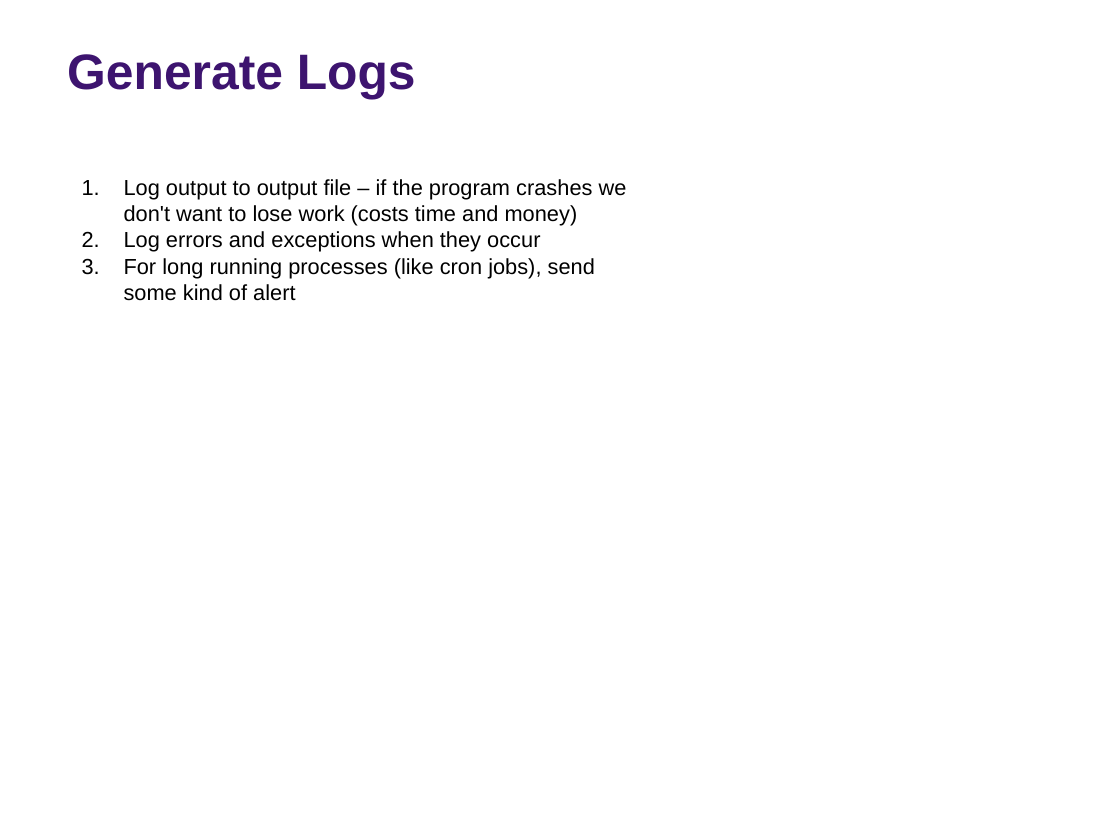
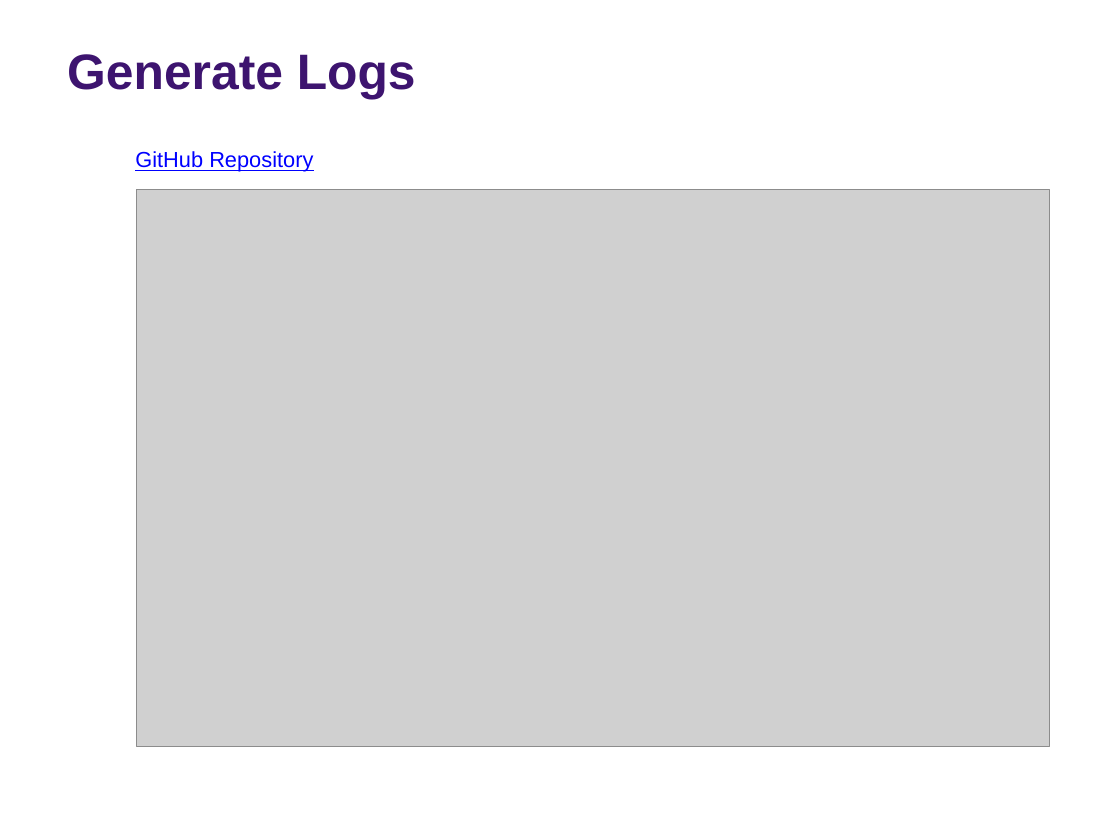
Before and after one commit to rs-kellogg/2023-phd-workshop, a slide deck: slide 20 of session-3/Session-3-Automation-Testing.pptx (slide 23 before the commit). Drawn at 1120x840 pixels with LibreOffice and Linux fonts; fonts in the diff are those of the drawing; grey boxes stand for pictures; background and template pictures are left out. Boxes give left, top, right and bottom in pixels: in the first picture for what was removed or moved away, otherwise in the second. Text is boxed around its words. In the diff, an @@ line names an element or a change of style, - is before the commit and + after.

```diff
--- a/session-3/Session-3-Automation-Testing.pptx
+++ b/session-3/Session-3-Automation-Testing.pptx
@@ text removed at bbox=[124, 179, 627, 301] @@
-1. Log output to output file – if the program crashes we don't want to lose work (costs time and money)
-2. Log errors and exceptions when they occur
-3. For long running processes (like cron jobs), send some kind of alert
@@ text added at bbox=[135, 151, 313, 172], 14 pt, text #0000FF, underline @@
+GitHub Repository
@@ picture added at bbox=[137, 189, 1049, 746] @@
```
Also in this commit, not shown: 10 other slides changed, 4 slides added, 3 slides removed.
